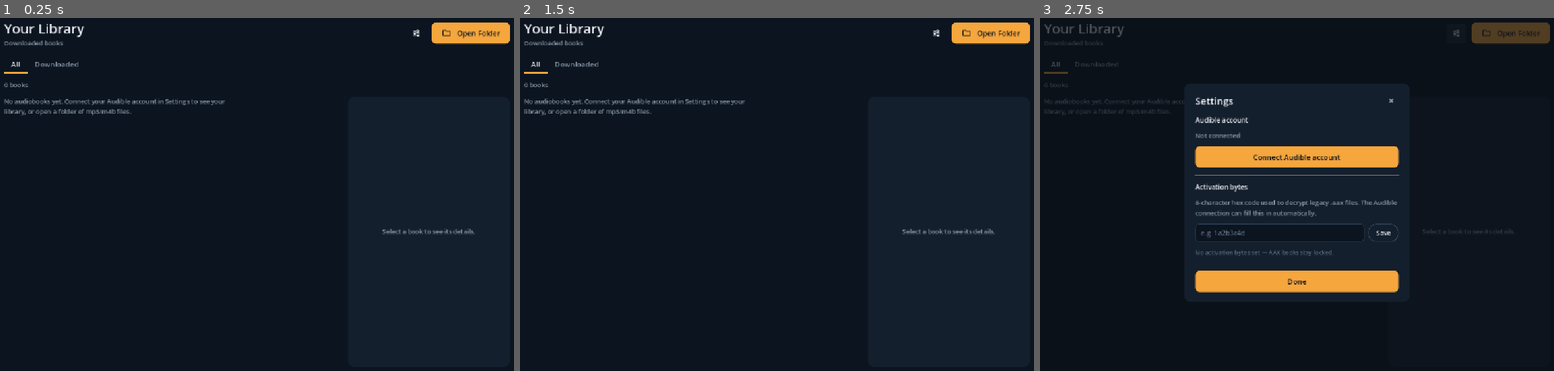
Above: before the commit, frames 1-3 (left to right).
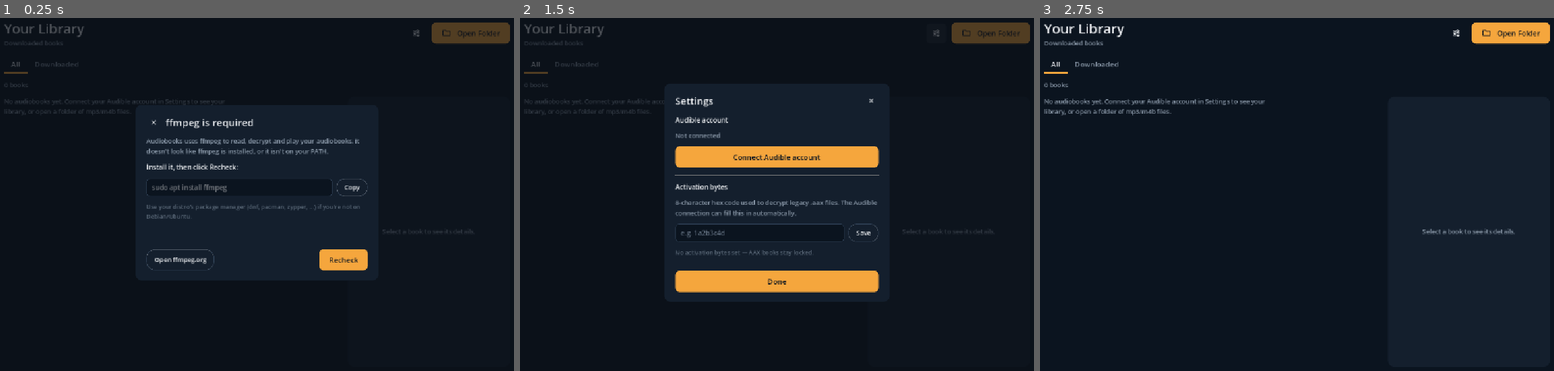
Above: after the commit, the same moments.

Repository: codeWonderland/audiobooks
Game: Godot game, scene res://source/app/main.tscn
Two runs of this game, one before a commit and one after it. Both use one fixed random seed, a clock stepped at 60 frames per second and the inputs below.
Inputs (mouse positions are in pixels of both pictures, inside the frame that each line leads up to; where the layout moved, square brackets give the same spot in the first picture):
- Up to frame 1 (0.25 s): no input
- Up to frame 2 (1.5 s): click (674, 123) [936, 32] at 0.5 s; click (936, 32) [777, 282] at 1.25 s
- Up to frame 3 (2.75 s): click (1297, 282) [1456, 32] at 2 s

The runs differ from the first frame. In frame 1, 4.6% of the frame differs, in the area x 0-100%, y 1-72%; in frame 2, 8.5%, in the area x 0-100%, y 1-78%; in frame 3, 8.5%.

Commit message:
Warn with OS-specific help when ffmpeg is missing
On startup, check that ffmpeg + ffprobe are callable on PATH
(Transcoder.ffmpeg_available). If not, show a notice dialog explaining the
one dependency and how to install it for the user's OS (brew / winget / apt,
with a copyable command), plus Open-ffmpeg.org and Recheck actions.

Co-Authored-By: Claude Opus 4.8 (1M context) <noreply@anthropic.com>

Diff:
--- /dev/null
+++ b/source/app/ffmpeg_notice.gd
@@ -0,0 +1,58 @@
+extends Control
+## Shown at startup when ffmpeg/ffprobe aren't found on PATH. Explains, per OS,
+## how to install the app's one external dependency.
+
+signal closed
+
+@onready var _title: Label = %Title
+@onready var _body: Label = %Body
+@onready var _cmd: LineEdit = %CmdEdit
+@onready var _copy_btn: Button = %CopyBtn
+@onready var _note: Label = %Note
+@onready var _status: Label = %Status
+@onready var _open_btn: Button = %OpenBtn
+@onready var _recheck_btn: Button = %RecheckBtn
+@onready var _close_btn: Button = %CloseBtn
+
+func _ready() -> void:
+	_close_btn.pressed.connect(func(): closed.emit())
+	_open_btn.pressed.connect(func(): OS.shell_open("https://ffmpeg.org/download.html"))
+	_copy_btn.pressed.connect(func():
+		DisplayServer.clipboard_set(_cmd.text)
+		_status.text = "Command copied to clipboard.")
+	_recheck_btn.pressed.connect(_on_recheck)
+	_populate()
+
+func _populate() -> void:
+	_status.text = ""
+	_body.text = "Audiobooks uses ffmpeg to read, decrypt and play your audiobooks. " \
+			+ "It doesn't look like ffmpeg is installed, or it isn't on your PATH."
+	var cmd := ""
+	var note := ""
+	match OS.get_name():
+		"macOS":
+			cmd = "brew install ffmpeg"
+			note = "Needs Homebrew — get it from brew.sh first if you don't have it."
+		"Windows":
+			cmd = "winget install Gyan.FFmpeg"
+			note = "Or download a build from ffmpeg.org and add its bin\\ folder to your PATH, then restart the app."
+		"Linux":
+			cmd = "sudo apt install ffmpeg"
+			note = "Use your distro's package manager (dnf, pacman, zypper, …) if you're not on Debian/Ubuntu."
+		_:
+			note = "Install ffmpeg from ffmpeg.org and make sure both ffmpeg and ffprobe are on your PATH."
+	_cmd.text = cmd
+	_cmd.visible = not cmd.is_empty()
+	_copy_btn.visible = not cmd.is_empty()
+	_note.text = note
+
+func _on_recheck() -> void:
+	if Transcoder.ffmpeg_available():
+		closed.emit()
+	else:
+		_status.text = "Still not found. Make sure it's installed and on your PATH (a restart may be needed)."
+
+func _unhandled_input(event: InputEvent) -> void:
+	if visible and event is InputEventKey and event.pressed and event.keycode == KEY_ESCAPE:
+		closed.emit()
+		accept_event()
--- /dev/null
+++ b/source/app/ffmpeg_notice.tscn
@@ -0,0 +1,109 @@
+[gd_scene load_steps=2 format=3]
+
+[ext_resource type="Script" path="res://source/app/ffmpeg_notice.gd" id="1_ff"]
+
+[node name="FfmpegNotice" type="Control"]
+layout_mode = 3
+anchors_preset = 15
+anchor_right = 1.0
+anchor_bottom = 1.0
+script = ExtResource("1_ff")
+
+[node name="Dim" type="ColorRect" parent="."]
+layout_mode = 1
+anchors_preset = 15
+anchor_right = 1.0
+anchor_bottom = 1.0
+color = Color(0.043, 0.062, 0.09, 0.7)
+
+[node name="Center" type="CenterContainer" parent="."]
+layout_mode = 1
+anchors_preset = 15
+anchor_right = 1.0
+anchor_bottom = 1.0
+
+[node name="Panel" type="PanelContainer" parent="Center"]
+custom_minimum_size = Vector2(540, 0)
+layout_mode = 2
+theme_type_variation = &"Dialog"
+
+[node name="VBox" type="VBoxContainer" parent="Center/Panel"]
+layout_mode = 2
+theme_override_constants/separation = 14
+
+[node name="Header" type="HBoxContainer" parent="Center/Panel/VBox"]
+layout_mode = 2
+theme_override_constants/separation = 10
+
+[node name="CloseBtn" type="Button" parent="Center/Panel/VBox/Header"]
+unique_name_in_owner = true
+layout_mode = 2
+text = "✕"
+
+[node name="Title" type="Label" parent="Center/Panel/VBox/Header"]
+unique_name_in_owner = true
+layout_mode = 2
+size_flags_horizontal = 3
+size_flags_vertical = 4
+theme_type_variation = &"Title"
+text = "ffmpeg is required"
+
+[node name="Body" type="Label" parent="Center/Panel/VBox"]
+unique_name_in_owner = true
+layout_mode = 2
+theme_type_variation = &"Muted"
+autowrap_mode = 2
+
+[node name="InstallLabel" type="Label" parent="Center/Panel/VBox"]
+layout_mode = 2
+text = "Install it, then click Recheck:"
+
+[node name="CmdRow" type="HBoxContainer" parent="Center/Panel/VBox"]
+layout_mode = 2
+theme_override_constants/separation = 8
+
+[node name="CmdEdit" type="LineEdit" parent="Center/Panel/VBox/CmdRow"]
+unique_name_in_owner = true
+layout_mode = 2
+size_flags_horizontal = 3
+editable = false
+
+[node name="CopyBtn" type="Button" parent="Center/Panel/VBox/CmdRow"]
+unique_name_in_owner = true
+layout_mode = 2
+theme_type_variation = &"Pill"
+text = "Copy"
+
+[node name="Note" type="Label" parent="Center/Panel/VBox"]
+unique_name_in_owner = true
+layout_mode = 2
+theme_type_variation = &"Faint"
+autowrap_mode = 2
+
+[node name="Status" type="Label" parent="Center/Panel/VBox"]
+unique_name_in_owner = true
+layout_mode = 2
+theme_type_variation = &"Faint"
+
+[node name="Sep" type="HSeparator" parent="Center/Panel/VBox"]
+layout_mode = 2
+
+[node name="Buttons" type="HBoxContainer" parent="Center/Panel/VBox"]
+layout_mode = 2
+theme_override_constants/separation = 10
+
+[node name="OpenBtn" type="Button" parent="Center/Panel/VBox/Buttons"]
+unique_name_in_owner = true
+layout_mode = 2
+theme_type_variation = &"Pill"
+text = "Open ffmpeg.org"
+
+[node name="Spacer" type="Control" parent="Center/Panel/VBox/Buttons"]
+layout_mode = 2
+size_flags_horizontal = 3
+
+[node name="RecheckBtn" type="Button" parent="Center/Panel/VBox/Buttons"]
+unique_name_in_owner = true
+layout_mode = 2
+theme_type_variation = &"Primary"
+text = "Recheck"
--- a/source/app/main.gd
+++ b/source/app/main.gd
@@ -7,6 +7,7 @@
 @onready var _player: Control = %PlayerScreen
 @onready var _settings: Control = %SettingsScreen
 @onready var _login: Control = %AudibleLogin
+@onready var _ffmpeg_notice: Control = %FfmpegNotice
 
 func _ready() -> void:
 	_library.play_requested.connect(_on_play_requested)
@@ -17,9 +18,13 @@
 	_settings.changed.connect(_library.refresh_current)
 	_settings.connect_requested.connect(_show_login)
 	_login.closed.connect(_hide_login)
+	_ffmpeg_notice.closed.connect(func(): _ffmpeg_notice.visible = false)
 	# Activation bytes arriving (login or manual) unlocks books — refresh sidebar.
 	Audible.activation_fetched.connect(func(_ok, _m): _library.refresh_current())
 	_show_library()
+	# ffmpeg is the one external dependency; warn (with OS-specific help) if absent.
+	if not Transcoder.ffmpeg_available():
+		_ffmpeg_notice.visible = true
 
 func _show_settings() -> void:
 	_settings.refresh()
--- a/source/app/main.tscn
+++ b/source/app/main.tscn
@@ -1,10 +1,11 @@
-[gd_scene load_steps=6 format=3]
+[gd_scene load_steps=7 format=3]
 
 [ext_resource type="Script" path="res://source/app/main.gd" id="1_main"]
 [ext_resource type="PackedScene" path="res://source/library/library_screen.tscn" id="2_lib"]
 [ext_resource type="PackedScene" path="res://source/player/player_screen.tscn" id="3_ply"]
 [ext_resource type="PackedScene" path="res://source/settings/settings_screen.tscn" id="4_set"]
 [ext_resource type="PackedScene" path="res://source/audible/audible_login.tscn" id="5_login"]
+[ext_resource type="PackedScene" path="res://source/app/ffmpeg_notice.tscn" id="6_ff"]
 
 [node name="Main" type="Control"]
 layout_mode = 3
@@ -31,3 +32,8 @@
 unique_name_in_owner = true
 visible = false
 layout_mode = 1
+
+[node name="FfmpegNotice" parent="." instance=ExtResource("6_ff")]
+unique_name_in_owner = true
+visible = false
+layout_mode = 1
--- a/source/core/transcoder.gd
+++ b/source/core/transcoder.gd
@@ -37,6 +37,15 @@
 
 func is_busy() -> bool:
 	return _pid != -1
+
+## Whether ffmpeg + ffprobe are callable on the user's PATH. Used at startup to
+## warn if the one external dependency is missing.
+func ffmpeg_available() -> bool:
+	return _tool_ok("ffmpeg") and _tool_ok("ffprobe")
+
+func _tool_ok(tool_name: String) -> bool:
+	var out: Array = []
+	return OS.execute(tool_name, ["-version"], out, false) == 0
 
 # --- Playback-cache pre-generation ------------------------------------------
 
Not shown, added: source/app/ffmpeg_notice.gd.uid
